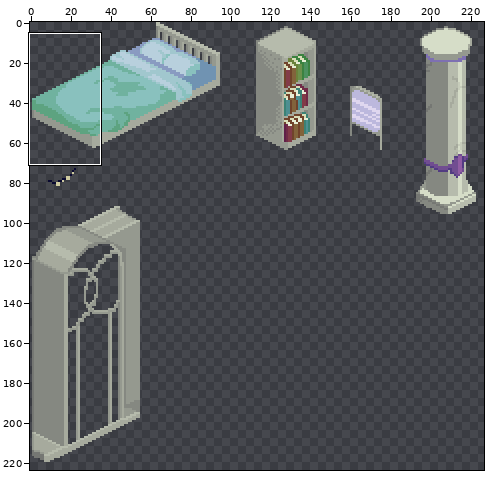
Sprite sheet -- Wooft/Assets/Sprites/Wooft_Isometric_Tiles_BaseBedroom.png. The first picture is a wide view before the edit; the outline marks the close-up.
Close-up. Before the commit:
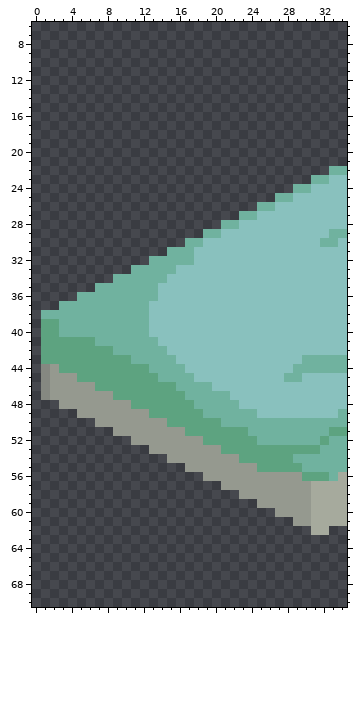
The file is 256x256 pixels. Shown: x 0..34, y 6..70. The wide view leaves out empty margins.
After:
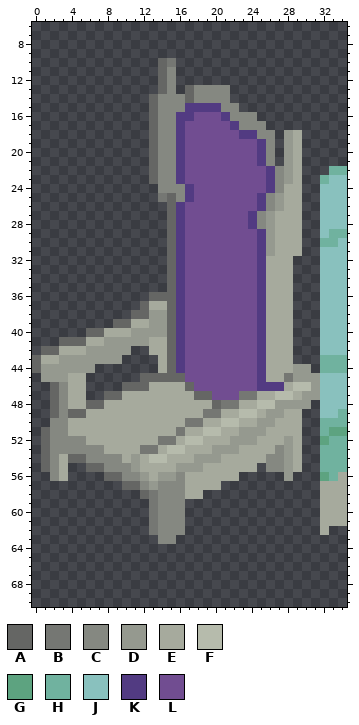
Palette (. is transparent): A #656664  B #757773  C #858881  D #95998f  E #a6aa9d  F #b6bbac  G #5da380  H #70b29f  J #89c1be  K #523b82  L #714d91
Changes in this commit:
Changed rows in their new state; - is an unchanged pixel.
first column x 0:
10 --------------AB----------------
11 --------------AC----------------
12 --------------AC----------------
13 --------------AC-ACCCC----------
14 -------------ACCCACCCC----------
15 -------------ACCCKKKKCC---------
16 -------------ACCKKLLLKCCC-------
17 -------------ACCKLLLLLKCCC------
18 -------------ACCKLLLLLLKKCC-DE--
19 -------------ACCKLLLLLLLLKC-DE--
20 -------------ACCKLLLLLLLLKC-DE--
21 -------------ACCKLLLLLLLLKC-DE--
22 -------------ACCKLLLLLLLLLKCDE--
23 -------------ACCKLLLLLLLLLKCDE-.
24 --------------CCCKLLLLLLLLKCEE..
25 --------------BACKLLLLLLLKCDEE..
26 ---------------AKLLLLLLLLKCDEE..
27 ---------------AKLLLLLLLKCDEEE..
28 ---------------AKLLLLLLLKCDEEE..
29 ---------------AKLLLLLLLLKDEEE..
30 ---------------AKLLLLLLLLKDEEE..
31 ---------------AKLLLLLLLLKDEEE..
32 -------------..AKLLLLLLLLKEEE...
33 -----------....AKLLLLLLLLKEEE...
34 ---------......AKLLLLLLLLKEEE...
35 -------........AKLLLLLLLLKEEE...
36 -----........AAAKLLLLLLLLKEEE...
37 ---.........AEEAKLLLLLLLLKEEE...
38 -..........AADDAKLLLLLLLLKEEE...
39 -........AAEEDDAKLLLLLLLLKEEE...
40 -.....AAEEEDDDDAKLLLLLLLLKEEE...
41 -..AAAEEDDDDDEEAKLLLLLLLLKEEE...
42 -AAEEEDDDDD..EEAKLLLLLLLLKEEE...
43 AEEDDDDDDD....EAKLLLLLLLLKEEE...
44 AD-DDDD.......EAKLLLLLLLLKEEEDD.
45 -D--EE......AAAAALLLLLLLLKEEBDDD
46 -.ACEE....AAAEEEEALLLLLLLKKKEFFD
47 -.ACEE..AAEEEEEEEEAALLLBBEEFFEDD
48 --ACEEAAEEEEEEEEEEEEABBEEFFDDDD.
49 --ACAAEEEEEEEEEEEEEBBEEFFEDDEE..
50 --CCEEEEEEEEEEEEEBBEEFFEEDDEEE..
51 -ACCEEEEEEEEEEEEBEEFFEEDDDEEEE..
52 -ACCCCEEEEEEEEBBEFFEEEDDDEEEDE..
53 -ACCCCCCEEEEBBEFFEEE-DDEEEECDE..
54 -ACEAACCCCEDEFFEEE---EEEEECCDE..
55 -ACE--AACCCDEEEED--EEEEEE.CCDE..
56 --CE----AACCDEDDCEEEEEE.....-...
57 ----------AACDCCCEEEE...........
58 ------------ABCCCEE----.........
59 -------------BCCC--------.......
60 -------------BCCC----------.....
61 -------------BCCC------------...
62 -------------BCCC--------------.
63 --------------CC----------------
